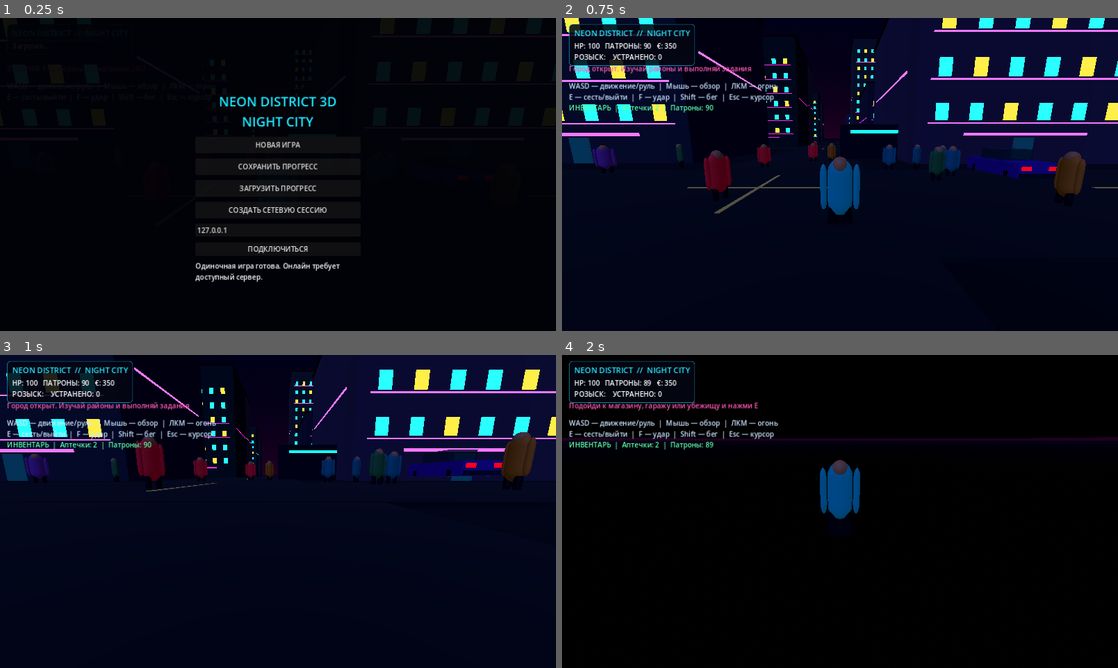
Above: before the commit, frames 1-4 (two rows, left to right).
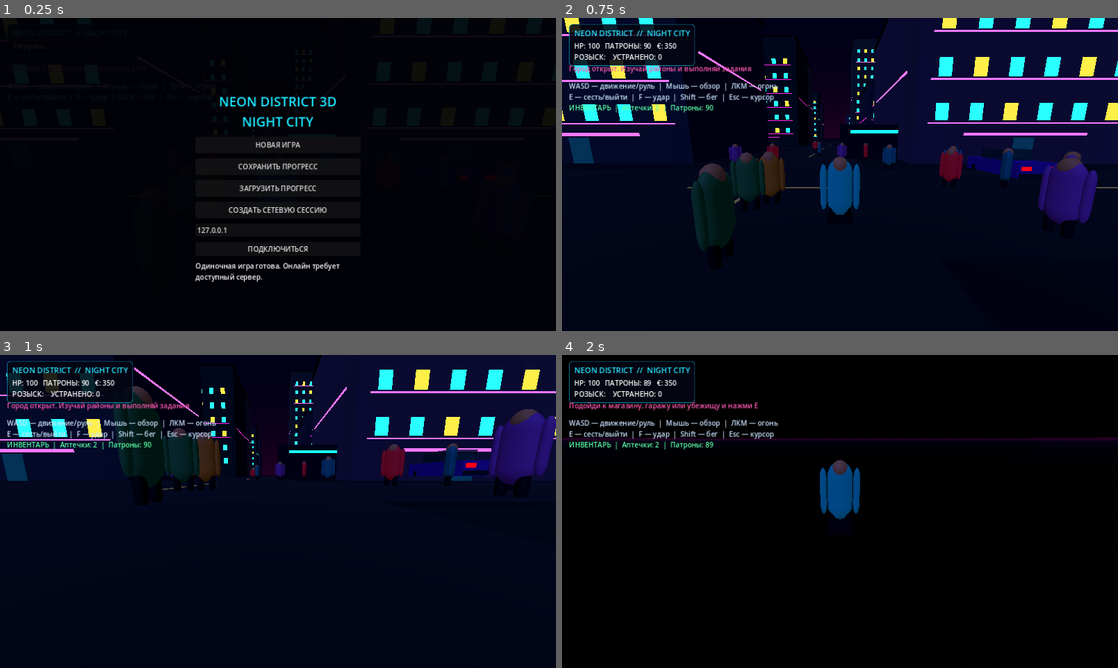
Above: after the commit, the same moments.

Repository: Samdi0/NeonDistrict3D
Game: Godot game, scene res://main.tscn
Same seed, same stepped clock (60 frames per second), same inputs: the game is played once before the commit and once after it.
Inputs (mouse positions are in pixels of both pictures, inside the frame that each line leads up to):
- Up to frame 1 (0.25 s): no input
- Up to frame 2 (0.75 s): click "НОВАЯ ИГРА" at 0.5 s
- Up to frame 3 (1 s): no input
- Up to frame 4 (2 s): tap Enter at 1.25 s; move the mouse to (867, 511) at 1.27 s; hold W (move_forward) from 1.28 s (still down); tap E at 1.35 s; click (867, 511) at 1.42 s; tap Space (jump) at 1.52 s

The runs differ from the first frame. In frame 2, 5.1% of the frame differs, in the area x 5-97%, y 39-75%; in frame 3, 6.1%, in the area x 4-100%, y 10-48%; in frame 4, nothing differs.
Error in both runs: Invalid type in function '_play_visual_animation' in base 'CharacterBody3D (npc.gd)'. The array of argument 1 (Array) does not have the same element type as th…

Commit message:
Assign varied NPC model archetypes across the city

Diff:
--- a/scripts/main.gd
+++ b/scripts/main.gd
@@ -150,6 +150,8 @@
             var road := [-42.0, 0.0, 42.0].pick_random()
             npc.position = Vector3(road + randf_range(-3.0, 3.0), 0.1, randf_range(-38.0, 38.0))
         npc.is_hostile = randf() < 0.3
+        npc.is_police = false
+        npc.archetype_id = randi_range(1, 52)
         add_child(npc)
 
 func _spawn_player() -> void:
